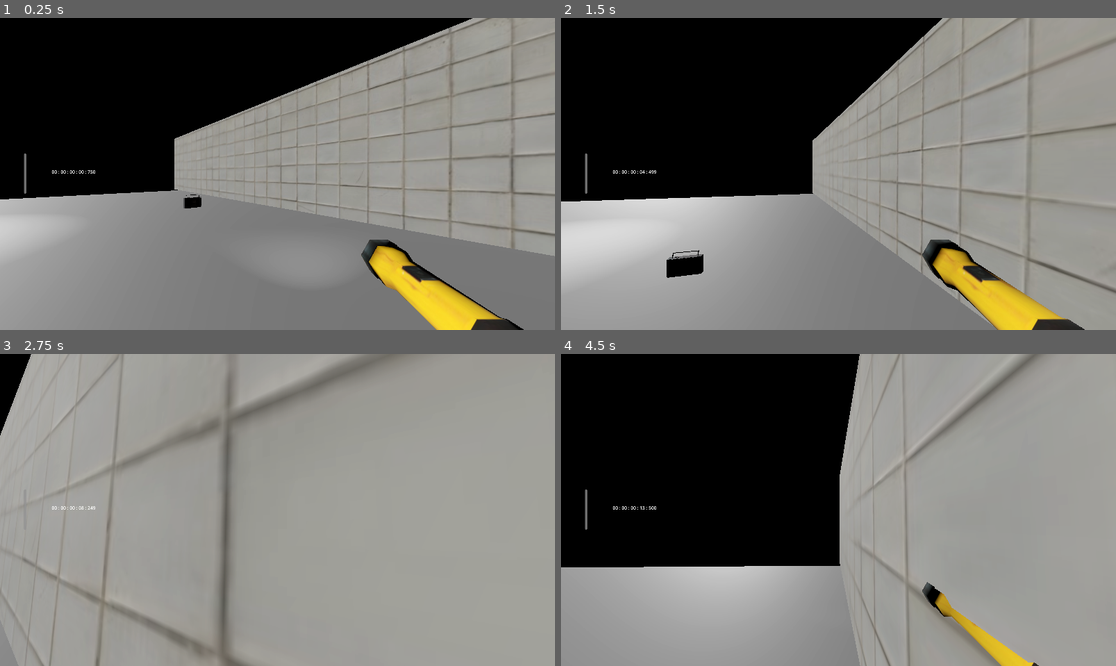
Above: before the commit, frames 1-4 (two rows, left to right).
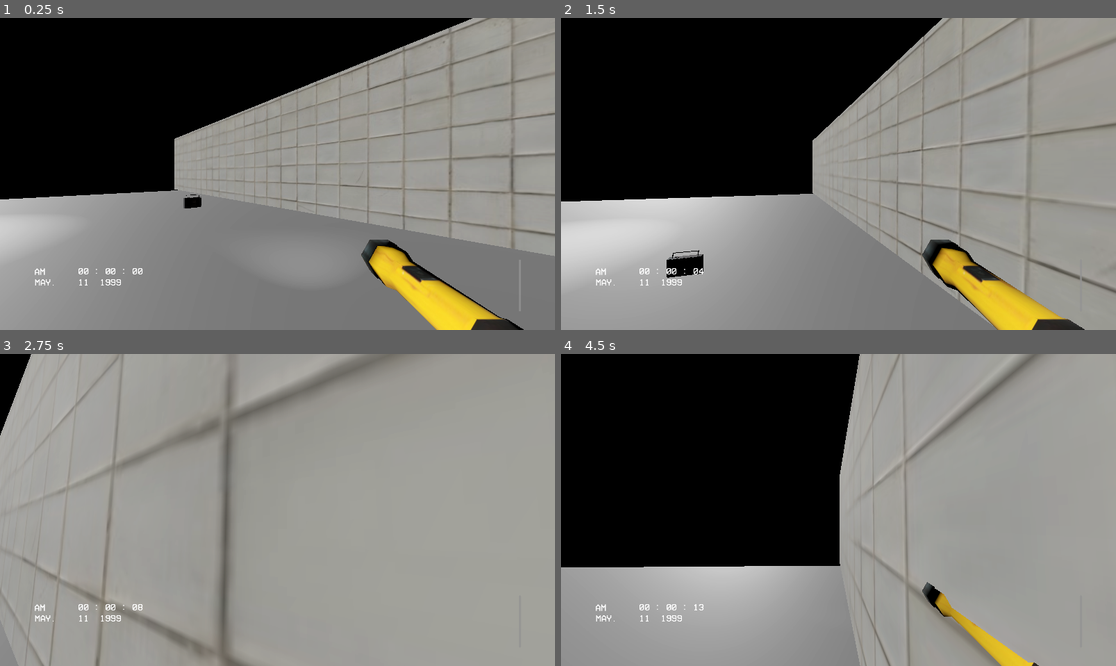
Above: after the commit, the same moments.

Repository: Roberti-coi/horor_game
Game: Godot game, scene res://scenes/level_test.tscn
Same seed, same stepped clock (60 frames per second), same inputs: the game is played once before the commit and once after it.
Inputs (mouse positions are in pixels of both pictures, inside the frame that each line leads up to):
- Up to frame 1 (0.25 s): no input
- Up to frame 2 (1.5 s): tap Enter at 0.5 s; move the mouse to (866, 174) at 0.52 s; hold W (forward) from 0.53 s (still down); tap F (flashlight) at 0.6 s; tap Space (jump) at 0.77 s; move the mouse to (810, 174) at 1.27 s; tap E (interact) at 1.35 s
- Up to frame 3 (2.75 s): keep holding W (forward); tap Space (jump) at 1.52 s; move the mouse to (288, 503) at 2.02 s; tap Shift (sprint) at 2.1 s
- Up to frame 4 (4.5 s): keep holding W (forward); move the mouse to (832, 516) at 2.77 s; tap F (flashlight) at 2.85 s; tap Space (jump) at 3.02, 3.77, 4.25 s; move the mouse to (877, 513) at 3.52 s; tap E (interact) at 3.6 s; move the mouse to (794, 506) at 4.27 s; tap Shift (sprint) at 4.35 s

The runs differ from the first frame. In frame 1, 0.3% of the frame differs, in the area x 4-26%, y 43-86%; in frame 2, 0.3%, in the area x 4-94%, y 43-86%; in frame 3, 0.2%; in frame 4, 0.3%.

Commit message:
Add files via upload

Diff:
--- a/scenes/ui.tscn
+++ b/scenes/ui.tscn
@@ -1,6 +1,7 @@
-[gd_scene load_steps=3 format=3 uid="uid://l6bygym2fumk"]
+[gd_scene load_steps=4 format=3 uid="uid://l6bygym2fumk"]
 
 [ext_resource type="Script" path="res://script/timer.gd" id="1_21b5m"]
+[ext_resource type="FontFile" uid="uid://cwjuco6a2m8d8" path="res://font/VCR_OSD_MONO_1.001.ttf" id="1_f4m7s"]
 
 [sub_resource type="ImageTexture" id="ImageTexture_mlu4p"]
 
@@ -9,15 +10,19 @@
 anchors_preset = 15
 anchor_right = 1.0
 anchor_bottom = 1.0
+offset_left = 1.0
+offset_top = 6.0
+offset_right = 1.0
+offset_bottom = 6.0
 grow_horizontal = 2
 grow_vertical = 2
 
 [node name="sprint_slider" type="VSlider" parent="."]
 layout_mode = 0
-offset_left = 23.0
-offset_top = 469.0
-offset_right = 152.0
-offset_bottom = 608.0
+offset_left = 1715.0
+offset_top = 830.0
+offset_right = 1882.0
+offset_bottom = 1010.0
 theme_override_icons/grabber = SubResource("ImageTexture_mlu4p")
 max_value = 1.0
 step = 0.01
@@ -25,18 +30,40 @@
 
 [node name="interact_text" type="RichTextLabel" parent="."]
 layout_mode = 0
-offset_left = 430.0
-offset_top = 538.0
-offset_right = 777.0
-offset_bottom = 587.0
+offset_left = 704.0
+offset_top = 742.0
+offset_right = 1051.0
+offset_bottom = 791.0
 theme_override_font_sizes/normal_font_size = 30
 text = "E для взаимодейтвия"
 
 [node name="timer" type="Label" parent="."]
 layout_mode = 0
-offset_left = 179.0
-offset_top = 521.0
-offset_right = 243.0
-offset_bottom = 544.0
+offset_left = 269.0
+offset_top = 855.0
+offset_right = 421.0
+offset_bottom = 889.0
+theme_override_fonts/font = ExtResource("1_f4m7s")
+theme_override_font_sizes/font_size = 32
 text = "00:00:00"
 script = ExtResource("1_21b5m")
+
+[node name="DATA" type="Label" parent="."]
+layout_mode = 0
+offset_left = 119.0
+offset_top = 893.0
+offset_right = 285.0
+offset_bottom = 927.0
+theme_override_fonts/font = ExtResource("1_f4m7s")
+theme_override_font_sizes/font_size = 32
+text = "MAY.    11  1999"
+
+[node name="Label" type="Label" parent="."]
+layout_mode = 0
+offset_left = 118.0
+offset_top = 856.0
+offset_right = 169.0
+offset_bottom = 892.0
+theme_override_fonts/font = ExtResource("1_f4m7s")
+theme_override_font_sizes/font_size = 32
+text = "AM"
--- a/script/timer.gd
+++ b/script/timer.gd
@@ -1,3 +1,22 @@
+#extends Label
+#
+#var time = 0
+#var timer_on = false
+#
+#func _ready() -> void:
+	#timer_on = true
+#
+#func _process(delta):
+	#if timer_on:
+		#time += delta * 3
+		#var mils = int(fmod(time, 1) * 1000)  # Приводим к целому числу
+		#var secs = int(fmod(time, 60))
+		#var mins = int(fmod(time / 60, 60))
+		#var hr = int(fmod(time / 3600, 24))
+		#var dy = int(fmod(time / 86400, 30))
+#
+		#var time_passed = "%02d : %02d : %02d : %02d : %03d" % [dy, hr, mins, secs, mils]
+		#text = time_passed  # Обновляем текст метки
 extends Label
 
 var time = 0
@@ -8,13 +27,11 @@
 
 func _process(delta):
 	if timer_on:
-		time += delta * 3
-		var mils = int(fmod(time, 1) * 1000)  # Приводим к целому числу
-		var secs = int(fmod(time, 60))
-		var mins = int(fmod(time / 60, 60))
-		var hr = int(fmod(time / 3600, 24))
-		var dy = int(fmod(time / 86400, 30))
+		time += delta * 3  # Увеличиваем игровое время
+		var secs = int(fmod(time, 60))  # Секунды
+		var mins = int(fmod(time / 60, 60))  # Минуты
+		var hr = int(fmod(time / 3600, 24))  # Часы
 
-		var time_passed = "%02d : %02d : %02d : %02d : %03d" % [dy, hr, mins, secs, mils]
+		# Форматируем строку без дней и миллисекунд
+		var time_passed = "%02d : %02d : %02d" % [hr, mins, secs]
 		text = time_passed  # Обновляем текст метки
-#
Binary file added: font/VCR_OSD_MONO_1.001.ttf
Not shown, added: font/VCR_OSD_MONO_1.001.ttf.import
